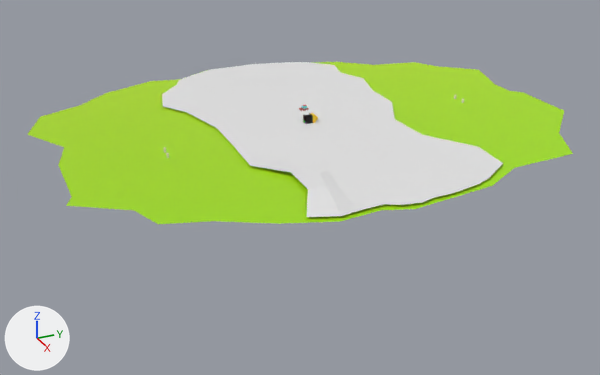
What one commit did to the glTF model glb/Gotthard_3.7.glb.
One viewpoint serves both versions: a 50 mm lens placed at (20.02, -9.26, 8.03), pointed at (-0.4, -0.06, -2.18). Arrows for +X, +Y and +Z are at lower left; the lights stay in place. Where no turn or scale is listed for an object, it has been applied to the vertices. Vertices at the same position are counted once.

Before the edit, the objects in view are built like this:
```python
me_cube_017 = bpy.data.meshes.new('Cube.017')
me_cube_017.from_pydata(...)  # a box spanning x -0.099..0.099, y -0.099..0.099, z -0.019..0.18
me_cube_017.materials.append(mat_material)  # picture img_1024_palette
me_grid = bpy.data.meshes.new('Grid')
me_grid.from_pydata(...)  # 81 vertices, 128 faces; spans x -6.26..5.88, y -7.31..7.53, z 0.0
me_grid.materials.append(mat_material)  # picture img_1024_palette
me_grid_001 = bpy.data.meshes.new('Grid.001')
me_grid_001.from_pydata(...)  # 121 vertices, 200 faces; spans x -5.65..6.25, y -3.34..3.41, z 0.0..0.13
ob_berge = bpy.data.objects.new('Berge', me_grid_001)
ob_berge.location = (-0.46, 0.0, -0.02)
ob_erde_001 = bpy.data.objects.new('Erde.001', me_grid)
ob_erde_001.location = (0.03, 0.0, -0.07)
ob_lastwagen_pink = bpy.data.objects.new('Lastwagen_pink', me_cube_017)
ob_lastwagen_pink.location = (0.0, 0.0, 0.0)
```
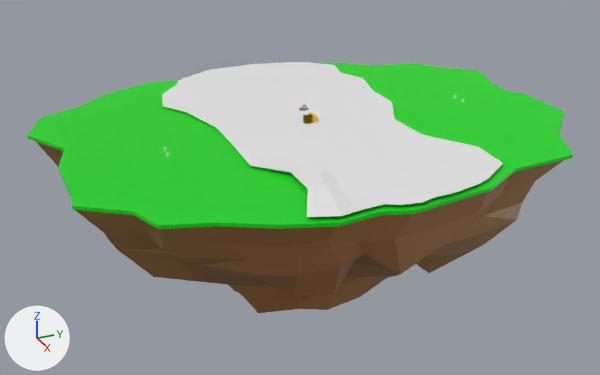
What the commit changed:
me_grid is used by ob_erde_001; location (0.03, 0.0, -0.07).
me_grid had 81 vertices, 128 faces and spanned x -6.26..5.88, y -7.31..7.53, z 0.0.
me_grid now has 322 vertices, 640 faces and spans x -6.26..5.88, y -7.31..7.53, z -5.38..0.0.
me_grid part 1: 30 vertices moved from x -6.26..5.88, y -7.31..7.53, z 0.0 to x -6.26..5.88, y -7.31..7.53, z -0.03; 2 vertices removed from x -4.19..4.27, y -5.5..6.03, z 0.0; 243 vertices added at x -6.26..5.88, y -7.31..7.53, z -5.38..-0.03.
me_grid part 2: 126 kept faces spanning x -6.26..5.88, y -7.31..7.53, z -0.03..0.0 get new texture (UV) coordinates.
Object 'Lastwagen_pink' (ob_lastwagen_pink) is deleted.

Location of each change, (x1, y1, x2, y2) in pixels of the pictures (600 x 375 px):
'Erde.001', reshaped (54% taller): before (27, 62, 573, 224); after (27, 63, 573, 313)
'Lastwagen_pink', deleted: before (303, 114, 313, 124)
part 1 of me_grid, built on: before (134, 62, 433, 224); after (27, 63, 573, 313)
part 2 of me_grid, surface changed: (93, 72, 536, 211) in both
